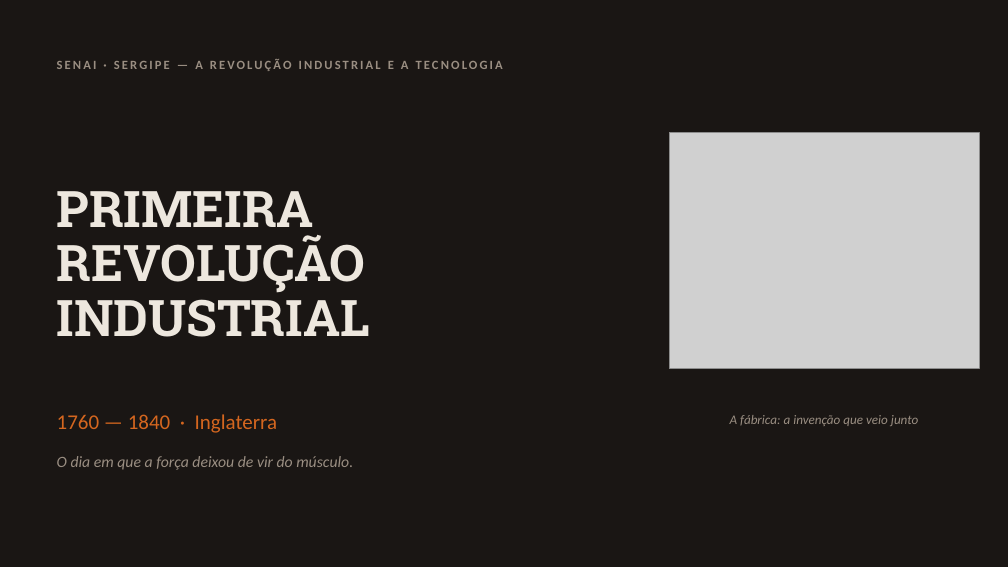
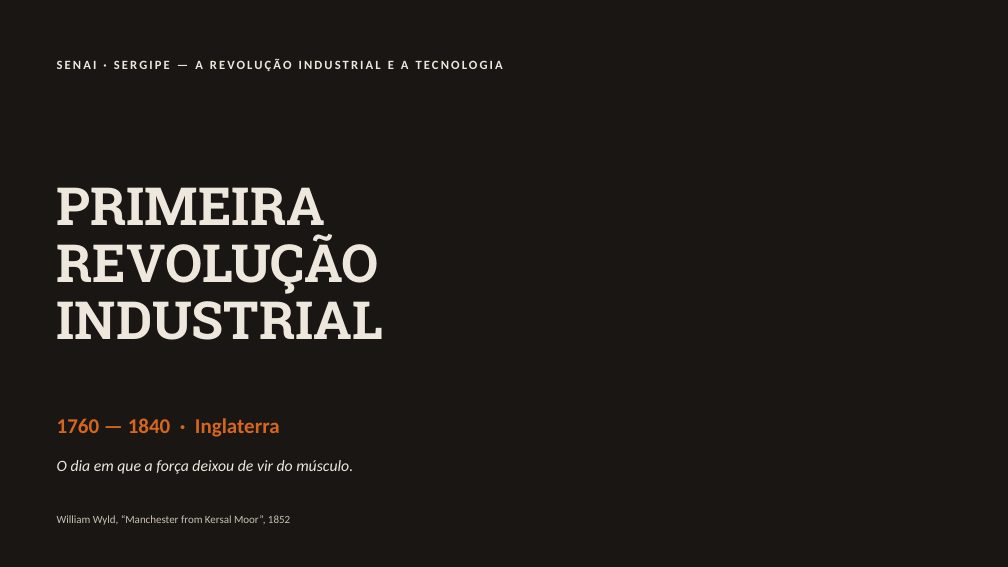
Before and after one commit to guirab734/industry, a slide deck: slide 1 of docs/primeira-revolucao-industrial.pptx. Drawn at 1008x567 pixels with LibreOffice and Linux fonts; fonts in the diff are those of the drawing; grey boxes stand for pictures; background and template pictures are left out. Boxes give left, top, right and bottom in pixels: in the first picture for what was removed or moved away, otherwise in the second. Text is boxed around its words. In the diff, an @@ line names an element or a change of style, - is before the commit and + after.

```diff
--- a/docs/primeira-revolucao-industrial.pptx
+++ b/docs/primeira-revolucao-industrial.pptx
@@ rectangle added at (x1=0, y1=0, x2=1008, y2=567), fill #1A1614 at 68% opacity @@
@@ text "SENAI · SERGIPE — A ..." at (x1=57, y1=59, x2=503, y2=71): text colour #9A8E82 to #EDE7DE @@
@@ text "PRIMEIRA" at (x1=57, y1=187, x2=383, y2=340): size 48 to 50 pt; line spacing 52pt to 54pt @@
@@ picture removed at (x1=669, y1=132, x2=979, y2=368) @@
@@ text "1760 — 1840 · Inglaterra" at (x1=57, y1=418, x2=280, y2=437): bold on @@
@@ text removed at (x1=730, y1=415, x2=918, y2=426) @@
-A fábrica: a invenção que veio junto
@@ text "O dia em que a ..." at (x1=57, y1=460, x2=353, y2=474): text colour #9A8E82 to #EDE7DE @@
@@ text added at (x1=57, y1=515, x2=290, y2=525), 10.5 pt, text #C9C0B4 @@
+William Wyld, “Manchester from Kersal Moor”, 1852
```
Also in this commit, not shown: 5 other slides changed, 12 other files.
